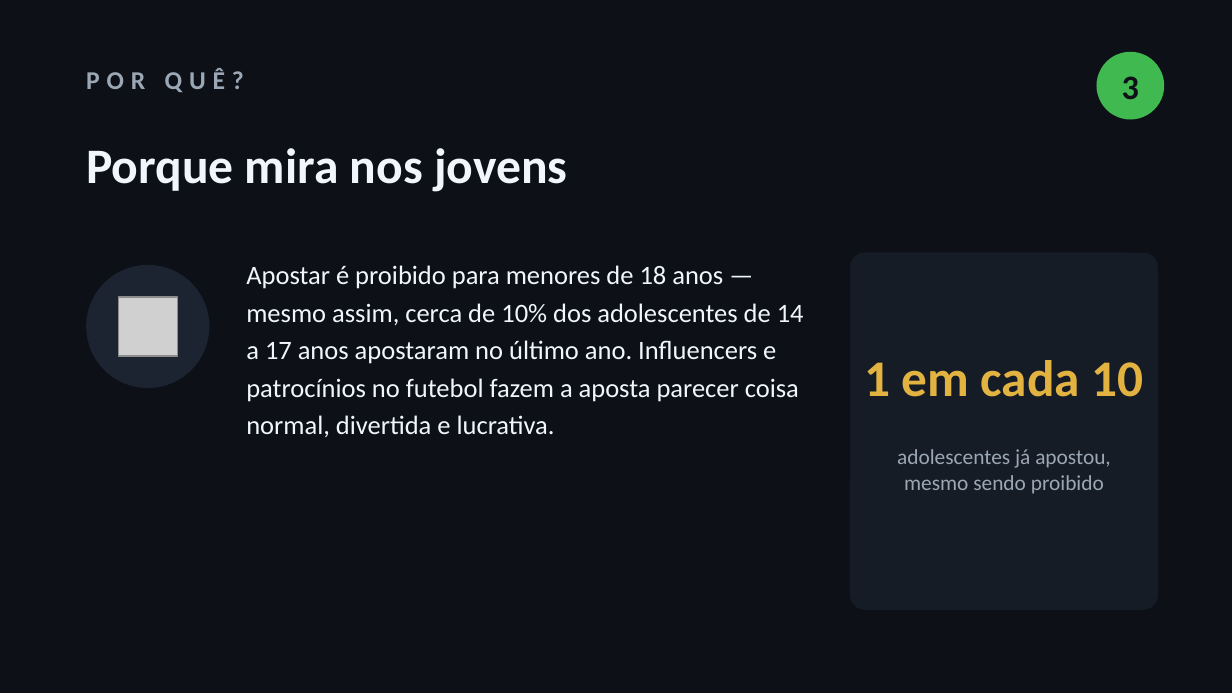
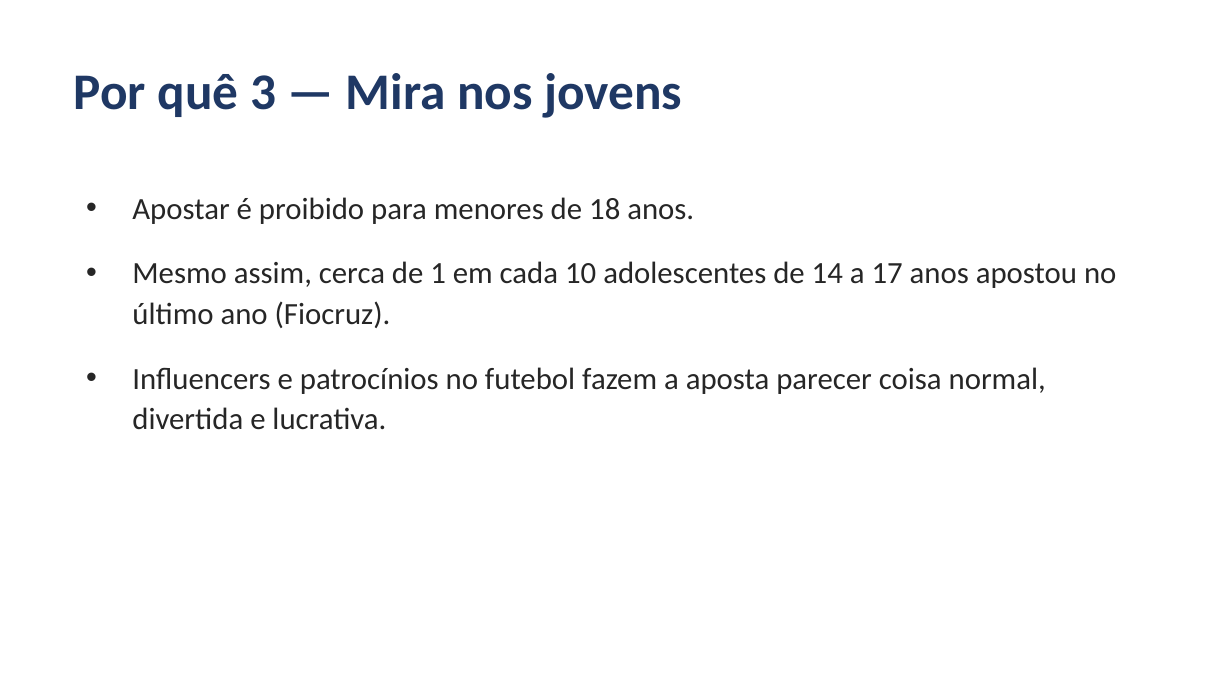
Before and after one commit to outletdoscabides10-cell/universo-site, a slide deck: slide 5 of trabalho-vicio-em-bets/vicio-em-bets.pptx. Drawn at 1232x693 pixels with LibreOffice and Linux fonts; fonts in the diff are those of the drawing; grey boxes stand for pictures. Boxes give left, top, right and bottom in pixels: in the first picture for what was removed or moved away, otherwise in the second. Text is boxed around its words. In the diff, an @@ line names an element or a change of style, - is before the commit and + after.

```diff
--- a/trabalho-vicio-em-bets/vicio-em-bets.pptx
+++ b/trabalho-vicio-em-bets/vicio-em-bets.pptx
@@ background #0D1117 to #FFFFFF @@
@@ ellipse removed at [1096,52,1164,120] @@
@@ text at [74,73,682,118]: text changed; size 15 to 30 pt; text colour #9BA7B4 to #1F3864 @@
-POR QUÊ?
+Por quê 3 — Mira nos jovens
@@ text removed at [1122,76,1139,99] @@
-3
@@ text removed at [86,148,568,192] @@
-Porque mira nos jovens
@@ text at [132,197,1116,430]: text changed; size 15.5 to 18 pt; text colour #F0F6FC to #262626 @@
-Apostar é proibido para menores de 18 anos — mesmo assim, cerca de 10% dos adolescentes de 14 a 17 anos apostaram no último ano. Influencers e patrocínios no futebol fazem a aposta parecer coisa normal, divertida e lucrativa.
+• Apostar é proibido para menores de 18 anos.
+• Mesmo assim, cerca de 1 em cada 10 adolescentes de 14 a 17 anos apostou no último ano (Fiocruz).
+• Influencers e patrocínios no futebol fazem a aposta parecer coisa normal, divertida e lucrativa.
@@ ellipse removed at [86,265,209,388] @@
@@ rounded rectangle removed at [850,253,1158,610] @@
@@ picture removed at [118,297,177,356] @@
@@ text removed at [864,360,1144,397] @@
-1 em cada 10
@@ text removed at [897,449,1111,494] @@
-adolescentes já apostou, mesmo sendo proibido
```
Also in this commit, not shown: 10 other slides changed.
